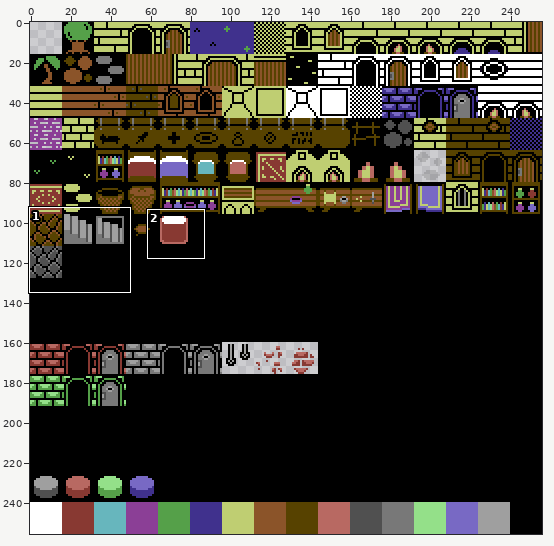
File history of a sprite sheet, Sprites/Tileset.png. The picture above shows the old version from afar; the outline marks the close-up.
Close-up. Before:
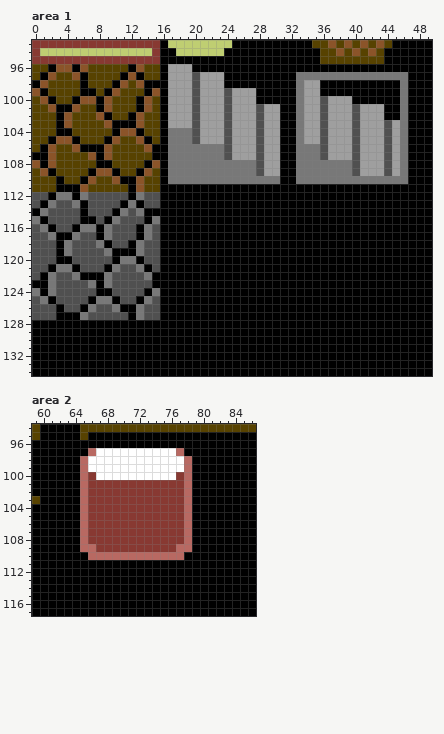
The file is 256x256 pixels. Shown: area 1: x 0..49, y 93..134; area 2: x 59..86, y 94..117.
The result:
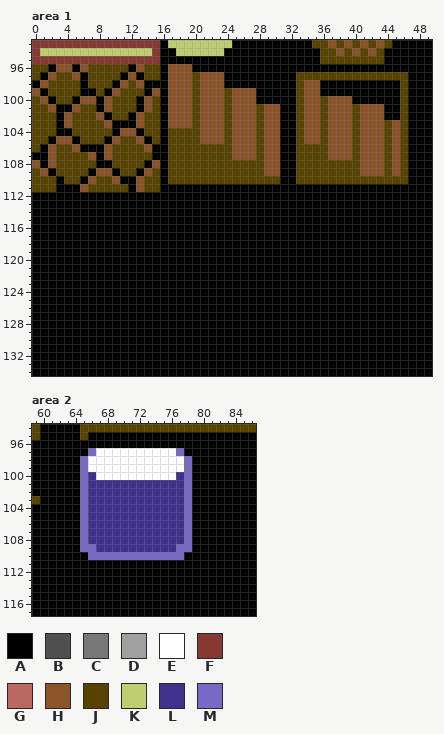
Palette (. is transparent): A #000000  B #505050  C #787878  D #9f9f9f  E #ffffff  F #883932  G #b86962  H #8b5429  J #574200  K #bfce72  L #40318d  M #7869c4
From old to new:
Area 1:
Colour B becomes colour A in row 112 at x 0 to 1, 7 to 11 and 14 to 15; in row 113 at x 0, 3 to 4, 7 to 10 and 14 to 15; in row 114 at x 2 to 5, 7 to 9 and 12; in row 115 at x 2 to 5, 8 and 11 to 13; in row 116 at x 0, 3 to 4, 10 to 12 and 15; in row 117 at x 0 to 1, 6 to 7, 10 to 12 and 15.
Colour B becomes colour A in row 118 at x 0 to 2, 5 to 7, 10 to 11 and 14 to 15; in row 119 at x 0 to 2, 5 to 8 and 14 to 15; in row 120 at x 0 to 2, 5 to 9 and 14 to 15; in row 121 at x 0 to 1, 6 to 8, 11 to 12 and 15; in row 122 at x 0, 3 to 4 and 10 to 13; in row 123 at x 3 to 6 and 10 to 14.
Colour B becomes colour A in row 124 at x 3 to 7 and 10 to 13; in row 125 at x 0, 3 to 6, 11 to 12 and 15; in row 126 at x 0 to 2, 4 to 5, 8 to 9 and 14 to 15; in row 127 at x 0 to 2, 7 to 11 and 14 to 15.
Colour C becomes colour A in row 112 at x 3 to 4, 6 and 13; in row 113 at x 2, 5 and 12; in row 114 at x 1, 11 and 13; in row 115 at x 0, 10 and 15; in row 116 at x 1, 6 to 7, 9 and 14; in row 117 at x 2, 5, 9 and 14.
Colour C becomes colour A in row 118 at x 4, 8 and 13; in row 119 at x 4, 9 and 13; in row 120 at x 11 to 12; in row 121 at x 3 to 4, 10 and 13; in row 122 at x 2, 5, 9 and 14; in row 123 at x 2, 7 and 9.
Colour C becomes colour A in row 124 at x 0, 2 and 15; in row 125 at x 1, 8 to 9 and 14; in row 126 at x 7, 10 and 13; in row 127 at x 6 and 13.
Colour D becomes colour H in row 96 at x 17 to 19; in row 97 at x 17 to 19 and 21 to 23; in row 98 at x 17 to 19, 21 to 23 and 34 to 35; in row 99 at x 17 to 19, 21 to 23, 25 to 27 and 34 to 35; in row 100 at x 17 to 19, 21 to 23, 25 to 27, 34 to 35 and 37 to 39; in rows 101 to 102 at x 17 to 19, 21 to 23, 25 to 27, 29 to 30, 34 to 35, 37 to 39 and 41 to 43.
Colour D becomes colour H in row 103 at x 17 to 19, 21 to 23, 25 to 27, 29 to 30, 34 to 35, 37 to 39, 41 to 43 and 45; in rows 104 to 105 at x 21 to 23, 25 to 27, 29 to 30, 34 to 35, 37 to 39, 41 to 43 and 45; in rows 106 to 107 at x 25 to 27, 29 to 30, 37 to 39, 41 to 43 and 45; in rows 108 to 109 at x 29 to 30, 41 to 43 and 45.
Colour B becomes colour J in rows 97 to 98 at x 20; in row 99 at x 20 and 24; in row 100 at x 20, 24 and 36; in rows 101 to 102 at x 20, 24, 28, 36 and 40; in rows 103 to 105 at x 20, 24, 28, 36, 40 and 44; in rows 106 to 107 at x 24, 28, 36, 40 and 44.
Colour B becomes colour J in rows 108 to 109 at x 28, 40 and 44.
Colour C becomes colour J in row 97 at x 33 to 46; in rows 98 to 103 at x 33 and 46; in rows 104 to 105 at x 17 to 19, 33 and 46; in rows 106 to 107 at x 17 to 23, 33 to 35 and 46; in rows 108 to 109 at x 17 to 27, 33 to 39 and 46; in row 110 at x 17 to 30 and 33 to 46.
Area 2:
Colour F becomes colour L in row 100 at x 66 and 77; in rows 101 to 108 at x 66 to 77; in row 109 at x 67 to 76.
Colour G becomes colour M in row 97 at x 66 and 77; in rows 98 to 108 at x 65 and 78; in row 109 at x 65 to 66 and 77 to 78; in row 110 at x 66 to 77.
Where, in picture pixels (left, top, right, bottom), the same in both close-ups:
changed: (32, 64, 408, 320)
changed: (80, 448, 192, 560)
